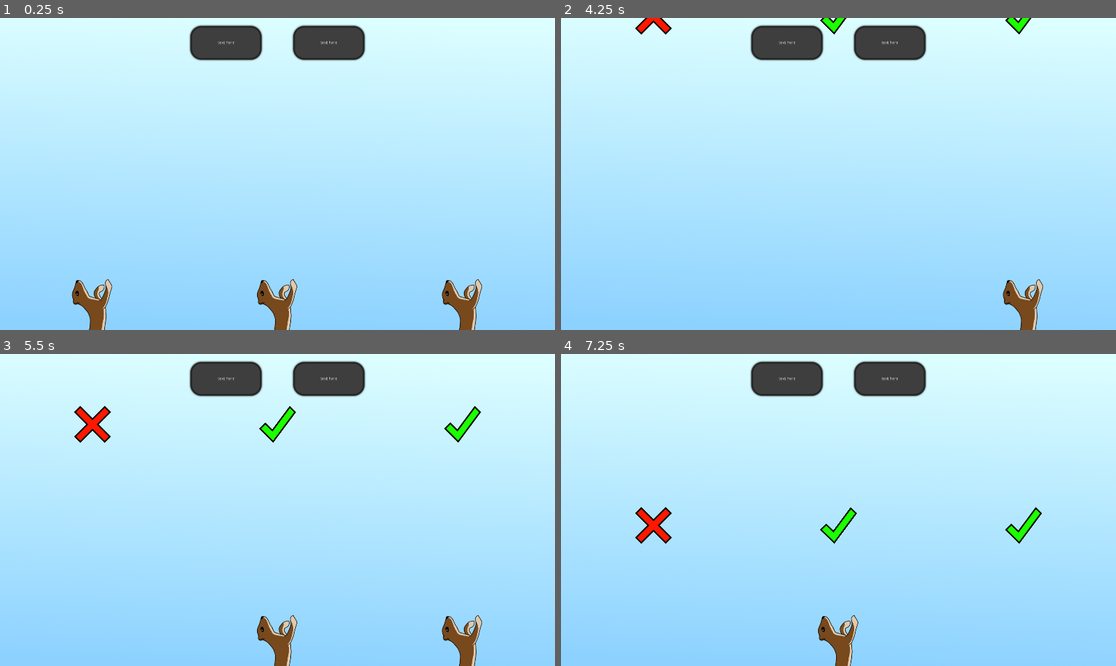
Above: before the commit, frames 1-4 (two rows, left to right).
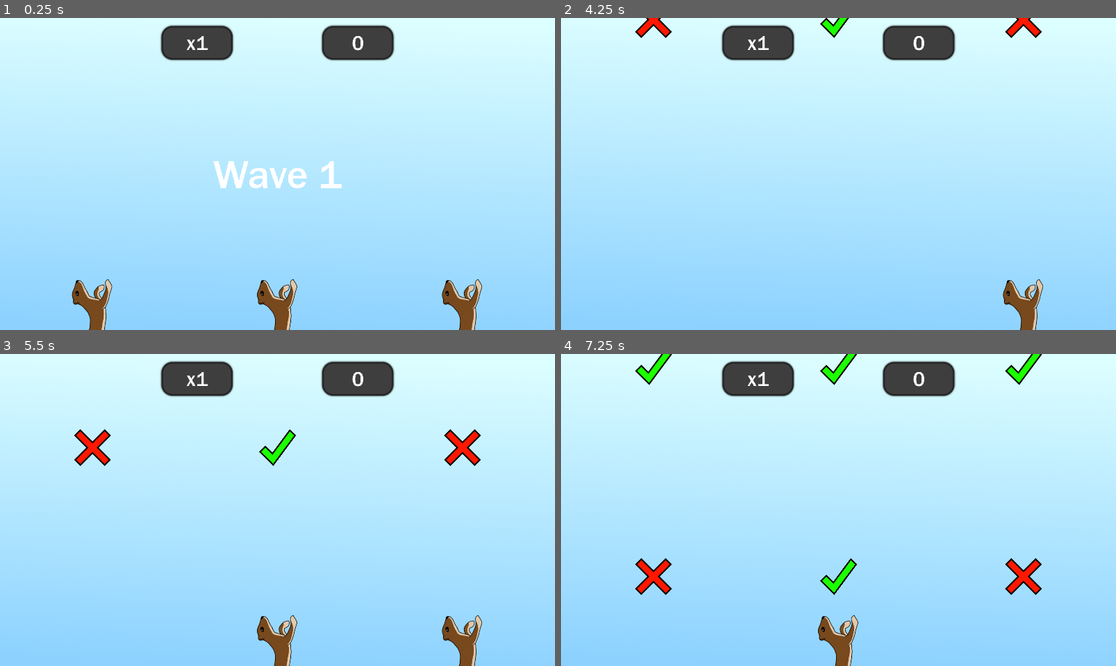
Above: after the commit, the same moments.

Repository: Tuizku/AisticoGamePrototypes
Game: Godot game, scene res://scenes/main.tscn
Two runs of this game, one before a commit and one after it. Both use one fixed random seed, a clock stepped at 60 frames per second and the inputs below.
Inputs:
- Up to frame 1 (0.25 s): no input
- Up to frame 2 (4.25 s): tap Enter at 0.5, 2, 3.5 s; hold Right (ui_right) 0.53-1.28 s; tap Space at 1.25, 2.75 s; hold Down (ui_down) 1.28-2.03 s; hold Right (ui_right) 2.03-3.53 s; hold Left (ui_left) from 3.53 s (still down)
- Up to frame 3 (5.5 s): release Left (ui_left) at 5.03 s; hold Down (ui_down) from 5.03 s (still down)
- Up to frame 4 (7.25 s): release Down (ui_down) at 5.78 s; hold Right (ui_right) from 5.78 s (still down)

The runs differ from the first frame. In frame 1, 3.5% of the frame differs, in the area x 28-72%, y 2-55%; in frame 2, 3.3%; in frame 3, 4.6%; in frame 4, 5.5%, in the area x 13-87%, y 0-78%.

Commit message:
20.9 tuotokset

Diff:
--- /dev/null
+++ b/Putoavat esineet/fonts/big_font.tres
@@ -0,0 +1,7 @@
+[gd_resource type="DynamicFont" load_steps=2 format=2]
+
+[ext_resource path="res://fonts/framd.ttf" type="DynamicFontData" id=1]
+
+[resource]
+size = 140
+font_data = ExtResource( 1 )
--- a/Putoavat esineet/project.godot
+++ b/Putoavat esineet/project.godot
@@ -18,6 +18,7 @@
 
 window/size/width=1920
 window/size/height=1080
+window/size/fullscreen=true
 
 [gui]
 
--- /dev/null
+++ b/Putoavat esineet/scenes/floating_label.tscn
@@ -0,0 +1,13 @@
+[gd_scene load_steps=3 format=2]
+
+[ext_resource path="res://scripts/floating_label.gd" type="Script" id=1]
+[ext_resource path="res://fonts/font.tres" type="DynamicFont" id=2]
+
+[node name="Label" type="Label"]
+margin_right = 150.0
+margin_bottom = 82.0
+custom_fonts/font = ExtResource( 2 )
+text = "?x?"
+align = 1
+valign = 1
+script = ExtResource( 1 )
--- a/Putoavat esineet/scenes/main.tscn
+++ b/Putoavat esineet/scenes/main.tscn
@@ -4,7 +4,7 @@
 [ext_resource path="res://sprites/background.png" type="Texture" id=2]
 [ext_resource path="res://scripts/game_controller.gd" type="Script" id=3]
 [ext_resource path="res://fonts/font.tres" type="DynamicFont" id=4]
-[ext_resource path="res://sprites/ui_box.png" type="Texture" id=5]
+[ext_resource path="res://fonts/big_font.tres" type="DynamicFont" id=5]
 [ext_resource path="res://scripts/take_whole_screen.gd" type="Script" id=6]
 [ext_resource path="res://scenes/ui_box.tscn" type="PackedScene" id=7]
 
@@ -57,69 +57,28 @@
 script = ExtResource( 6 )
 
 [node name="HBoxContainer" type="HBoxContainer" parent="UI"]
-visible = false
-anchor_left = 0.3
+anchor_left = 0.275
 anchor_top = 0.02
-anchor_right = 0.7
+anchor_right = 0.725
 anchor_bottom = 0.12
-alignment = 1
-
-[node name="ComboMultiplier" type="TextureRect" parent="UI/HBoxContainer"]
-visible = false
-margin_right = 382.0
-margin_bottom = 107.0
-size_flags_horizontal = 3
-size_flags_vertical = 3
-texture = ExtResource( 5 )
-expand = true
-
-[node name="Label" type="Label" parent="UI/HBoxContainer/ComboMultiplier"]
-anchor_right = 1.0
-anchor_bottom = 1.0
-size_flags_horizontal = 3
-size_flags_vertical = 3
-text = "hello yes"
-valign = 1
-autowrap = true
-
-[node name="Points" type="TextureRect" parent="UI/HBoxContainer"]
-visible = false
-margin_right = 684.0
-margin_bottom = 107.0
-size_flags_horizontal = 3
-size_flags_vertical = 3
-texture = ExtResource( 5 )
-expand = true
-
-[node name="Label" type="Label" parent="UI/HBoxContainer/Points"]
-anchor_right = 1.0
-anchor_bottom = 1.0
-size_flags_horizontal = 3
-size_flags_vertical = 3
-text = "hello yes"
-valign = 1
-autowrap = true
-
-[node name="NinePatchRect" parent="UI/HBoxContainer" instance=ExtResource( 7 )]
-margin_left = 344.0
-margin_right = 424.0
-margin_bottom = 107.0
-
-[node name="HBoxContainer2" type="HBoxContainer" parent="UI"]
-anchor_left = 0.3
-anchor_top = 0.02
-anchor_right = 0.7
-anchor_bottom = 0.12
-custom_constants/separation = 100
+custom_constants/separation = 300
 alignment = 1
 __meta__ = {
 "_editor_description_": ""
 }
 
-[node name="Box" parent="UI/HBoxContainer2" instance=ExtResource( 7 )]
-margin_left = 78.0
-margin_right = 334.0
+[node name="MultiplierBox" parent="UI/HBoxContainer" instance=ExtResource( 7 )]
+margin_left = 26.0
+margin_right = 282.0
 
-[node name="Box2" parent="UI/HBoxContainer2" instance=ExtResource( 7 )]
-margin_left = 434.0
-margin_right = 690.0
+[node name="PointsBox" parent="UI/HBoxContainer" instance=ExtResource( 7 )]
+margin_left = 582.0
+margin_right = 838.0
+
+[node name="WaveText" type="Label" parent="UI"]
+anchor_top = 0.4
+anchor_right = 1.0
+anchor_bottom = 0.6
+custom_fonts/font = ExtResource( 5 )
+align = 1
+valign = 1
--- a/Putoavat esineet/scenes/ui_box.tscn
+++ b/Putoavat esineet/scenes/ui_box.tscn
@@ -1,6 +1,7 @@
-[gd_scene load_steps=2 format=2]
+[gd_scene load_steps=3 format=2]
 
 [ext_resource path="res://sprites/ui_box.png" type="Texture" id=1]
+[ext_resource path="res://fonts/font.tres" type="DynamicFont" id=2]
 
 [node name="Box" type="NinePatchRect"]
 margin_right = 256.0
@@ -15,6 +16,6 @@
 [node name="Label" type="Label" parent="."]
 anchor_right = 1.0
 anchor_bottom = 1.0
-text = "text here"
+custom_fonts/font = ExtResource( 2 )
 align = 1
 valign = 1
--- /dev/null
+++ b/Putoavat esineet/scripts/floating_label.gd
@@ -0,0 +1,22 @@
+extends Label
+
+export var FloatingSpeed : float = 0.7
+export var ShowTime : float = 3
+
+func _physics_process(_delta):
+	rect_position.y -= FloatingSpeed
+
+
+func start(item_score, multiplier):
+	print("here")
+	if item_score > 0:
+		#modulate = Color.limegreen
+		text = str(item_score) + "x" + str(multiplier)
+		yield(get_tree().create_timer(ShowTime * 0.5), "timeout")
+		text = str(item_score * multiplier)
+		yield(get_tree().create_timer(ShowTime * 0.5), "timeout")
+	else:
+		#modulate = Color.red
+		text = str(item_score)
+		yield(get_tree().create_timer(ShowTime), "timeout")
+	queue_free()
--- a/Putoavat esineet/scripts/game_controller.gd
+++ b/Putoavat esineet/scripts/game_controller.gd
@@ -5,14 +5,21 @@
 export var StartItemSpeed : float = 200
 
 # Variables
-var wave = 0
+var wave = 1
 var combo = 0
+var comboMultiplier : int = 1
 var points = 0
 var itemScene = load("res://scenes/item.tscn")
-onready var pointsText : RichTextLabel = get_node("PointsText")
+var floatingLabelScene = load("res://scenes/floating_label.tscn")
+onready var pointsText : Label = get_node("UI/HBoxContainer/PointsBox/Label")
+onready var comboText : Label = get_node("UI/HBoxContainer/MultiplierBox/Label")
+onready var waveText : Label = get_node("UI/WaveText")
 
 func _ready():
 	randomize()
+
+	#for i in 20:
+		#print(str(i + 1) + " " + str((i + 1) / 5))
 
 	# Adjust players
 	var screenSizeX = get_viewport_rect().size.x
@@ -20,16 +27,22 @@
 	get_node("Player2").position.x = screenSizeX / 6 * 3
 	get_node("Player3").position.x = screenSizeX / 6 * 5
 
+	pointsText.text = "0"
+	comboText.text = "x1"
+
+	waveText.text = "Wave 1"
 	yield(get_tree().create_timer(4), "timeout")
+	waveText.text = ""
 	waves()
 
 func _physics_process(_delta):
-	print("wave: " + str(wave) + " | combo: " + str(combo))
+	pass
+	#print("wave: " + str(wave) + " | combo: " + str(combo))
 
 
 
 func waves():
-	while true:
+	for i in 10: # Run 10 waves
 		var screenSizeX = get_viewport_rect().size.x
 		var spawnTime
 		var speed
@@ -37,8 +50,10 @@
 		# Spawn items 5 times in ONE wave
 		for itemGroupIndex in 5:
 			var itemPositions = get_random_item_positions(1 + randi() % 3)
-			spawnTime = (StartSpawnTime - 0.2 * wave) - (1 / 15) * combo
-			speed = (StartItemSpeed + 15 * wave) + 5 * combo
+			spawnTime = (StartSpawnTime - 0.2 * wave)
+			spawnTime -= spawnTime * 0.1 * comboMultiplier
+			spawnTime -= rand_range(0, spawnTime * 0.5)
+			speed = (StartItemSpeed + 15 * wave) + 40 * comboMultiplier
 
 			for itemIndex in len(itemPositions):
 				var instance = itemScene.instance()
@@ -47,11 +62,15 @@
 				instance.create_item(randi() % 2 == 1)
 				add_child(instance)
 
+			print(str(spawnTime) + " " + str(rand_range(0, 1)))
 			yield(get_tree().create_timer(spawnTime), "timeout")
 
 		# Wave Break Time
-		yield(get_tree().create_timer(7), "timeout")
 		wave += 1
+		yield(get_tree().create_timer(4), "timeout")
+		if wave <= 10: waveText.text = "Wave " + str(wave)
+		yield(get_tree().create_timer(3), "timeout")
+		waveText.text = ""
 
 
 func get_random_item_positions(amount):
@@ -68,15 +87,27 @@
 	return result
 
 
-func change_points(amount):
-	points += amount
+func change_points(amount, player_index):
+	if amount > 0: points += amount * comboMultiplier
+	else: points += amount
 	if points < 0: points = 0
-	pointsText.bbcode_text = "[center]" + str(points)
+	pointsText.text = str(points)
+
+	# Floating Label Effect
+	var screen = get_viewport_rect().size
+	var instance : Label = floatingLabelScene.instance()
+	instance.rect_position = Vector2(screen.x / 6 * (1 + player_index * 2), screen.y * 0.75)
+	instance.rect_position.x -= instance.rect_size.x * 0.5
+	add_child(instance)
+	instance.start(amount, comboMultiplier)
 
 func inc_combo():
 	combo += 1
-	# some visuals later here
+	comboMultiplier = 1 + combo / 5
+	if comboMultiplier > 5: comboMultiplier = 5
+	comboText.text = "x" + str(comboMultiplier)
 
 func lose_combo():
 	combo = 0
-	# some visuals later here
+	comboMultiplier = 1
+	comboText.text = "x1"
--- a/Putoavat esineet/scripts/item.gd
+++ b/Putoavat esineet/scripts/item.gd
@@ -3,8 +3,18 @@
 export var Speed : int = 75
 export var Score = 0
 
-var good_item_texture = load("res://sprites/check.png")
-var bad_item_texture = load("res://sprites/x.png")
+var items = [
+	{
+		"friendly" : true,
+		"texture" : load("res://sprites/check.png"),
+		"score" : 2
+	},
+	{
+		"friendly" : true,
+		"texture" : load("res://sprites/x.png"),
+		"score" : -4
+	}
+]
 
 
 func _ready():
@@ -15,9 +25,10 @@
 	queue_free()
 
 func create_item(friendly):
-	if friendly:
-		get_node("Sprite").texture = good_item_texture
-		Score = 2
-	else:
-		get_node("Sprite").texture = bad_item_texture
-		Score = -2
+	# Finds possible item choices by a friendly bool and selects one of them, then it setups the item
+	var possibleChoices = []
+	for i in len(items):
+		if items[i]["friendly"] == friendly: possibleChoices.append(items[i])
+	var choice = items[randi() % len(items)]
+	get_node("Sprite").texture = choice["texture"]
+	Score = choice["score"]
--- a/Putoavat esineet/scripts/player.gd
+++ b/Putoavat esineet/scripts/player.gd
@@ -16,5 +16,5 @@
 	if visible and body.is_in_group("item"):
 		if body.Score > 0: gameController.inc_combo()
 		else: gameController.lose_combo()
-		gameController.change_points(body.Score)
+		gameController.change_points(body.Score, PlayerIndex)
 		body.queue_free()
--- a/Putoavat esineet/scripts/take_whole_screen.gd
+++ b/Putoavat esineet/scripts/take_whole_screen.gd
@@ -3,3 +3,7 @@
 func _ready():
 	margin_right = get_viewport_rect().size.x
 	margin_bottom = get_viewport_rect().size.y
+
+#func _physics_process(_delta):
+	#margin_right = get_viewport_rect().size.x
+	#margin_bottom = get_viewport_rect().size.y
